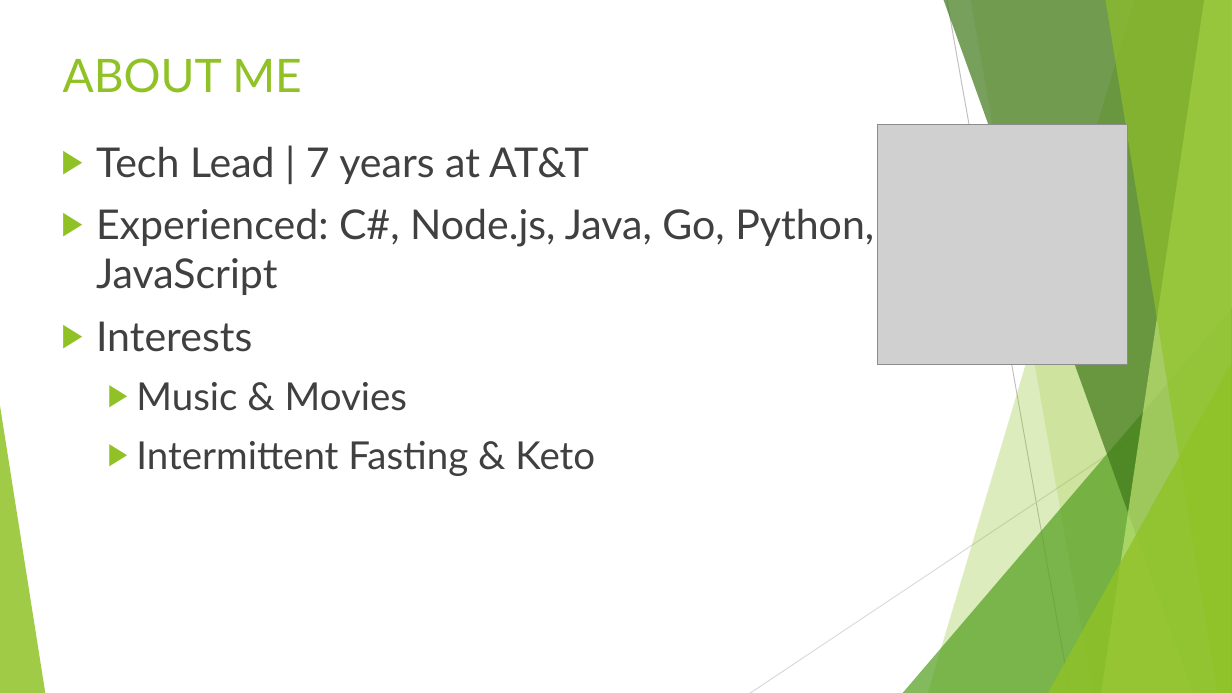
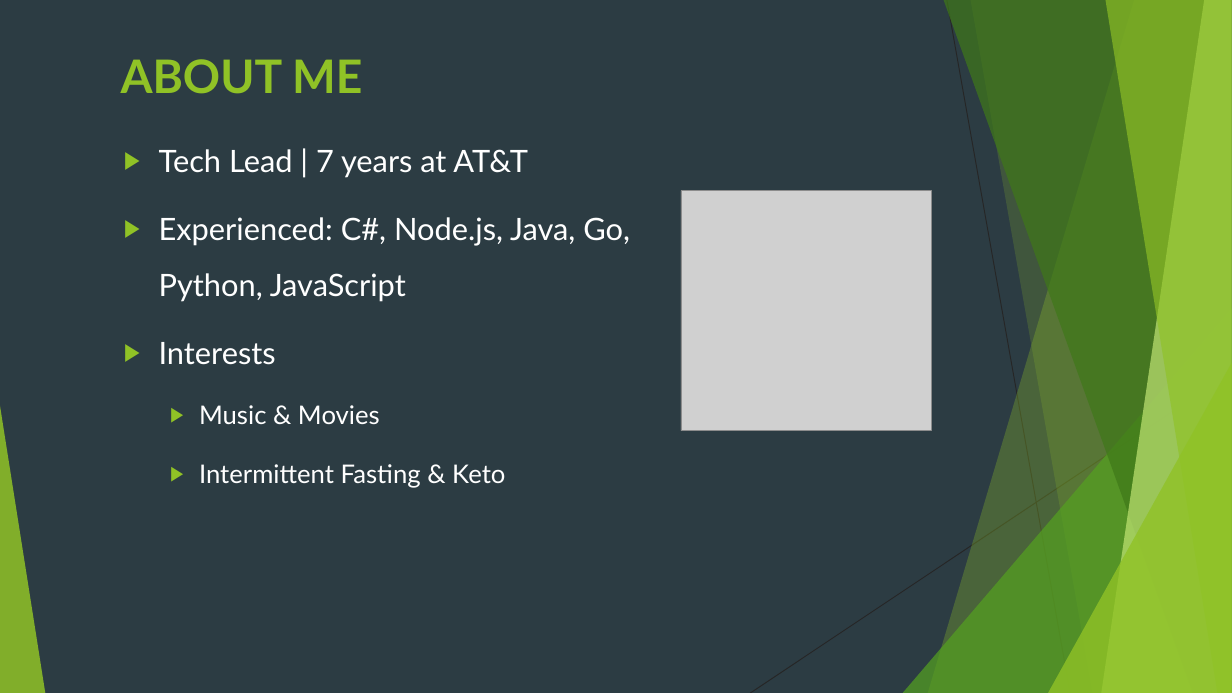
Before and after one commit to idanshal/sb-todo-app-tdp, a slide deck: slide 2 of course_data/presentations/practical_spring_boot_for_tdp.pptx. Drawn at 1232x693 pixels with LibreOffice and Linux fonts; fonts in the diff are those of the drawing; grey boxes stand for pictures. Boxes give left, top, right and bottom in pixels: in the first picture for what was removed or moved away, otherwise in the second. Text is boxed around its words. In the diff, an @@ line names an element or a change of style, - is before the commit and + after.

```diff
--- a/course_data/presentations/practical_spring_boot_for_tdp.pptx
+++ b/course_data/presentations/practical_spring_boot_for_tdp.pptx
@@ background #FFFFFF to #2C3C43 @@
@@ line (947, 0) - (1070, 693): stroke #BFBFBF 0.75 pt to #262626 0.75 pt @@
@@ title "ABOUT ME": place and size @@
-title "ABOUT ME" at (63, 58, 302, 93)
+title "ABOUT ME" at (121, 59, 362, 94)
@@ title "ABOUT ME" at (121, 59, 362, 94): bold on @@
@@ text "Tech Lead | 7 years ...": place and size @@
-text "Tech Lead | 7 years ..." at (96, 146, 874, 476)
+text "Tech Lead | 7 years ..." at (159, 149, 630, 488)
@@ text "Tech Lead | 7 years ..." at (159, 149, 630, 488): size 32 to 24 pt in "Tech Lead | 7 years at AT&T", "Experienced: C#, Node.js, Java, Go, Python, JavaScript", "Interests"; text colour #404040 to #FFFFFF; size 30 to 20 pt in "Music & Movies", "Intermittent Fasting & Keto"; line spacing 1 to 1.5 @@
@@ picture: place and size @@
-picture at (878, 124, 1128, 364)
+picture at (681, 190, 932, 431)
@@ line (1232, 372) - (750, 693): stroke #D9D9D9 0.75 pt to #262626 0.75 pt @@
```
Also in this commit, not shown: 12 other slides changed, 1 slide removed.
